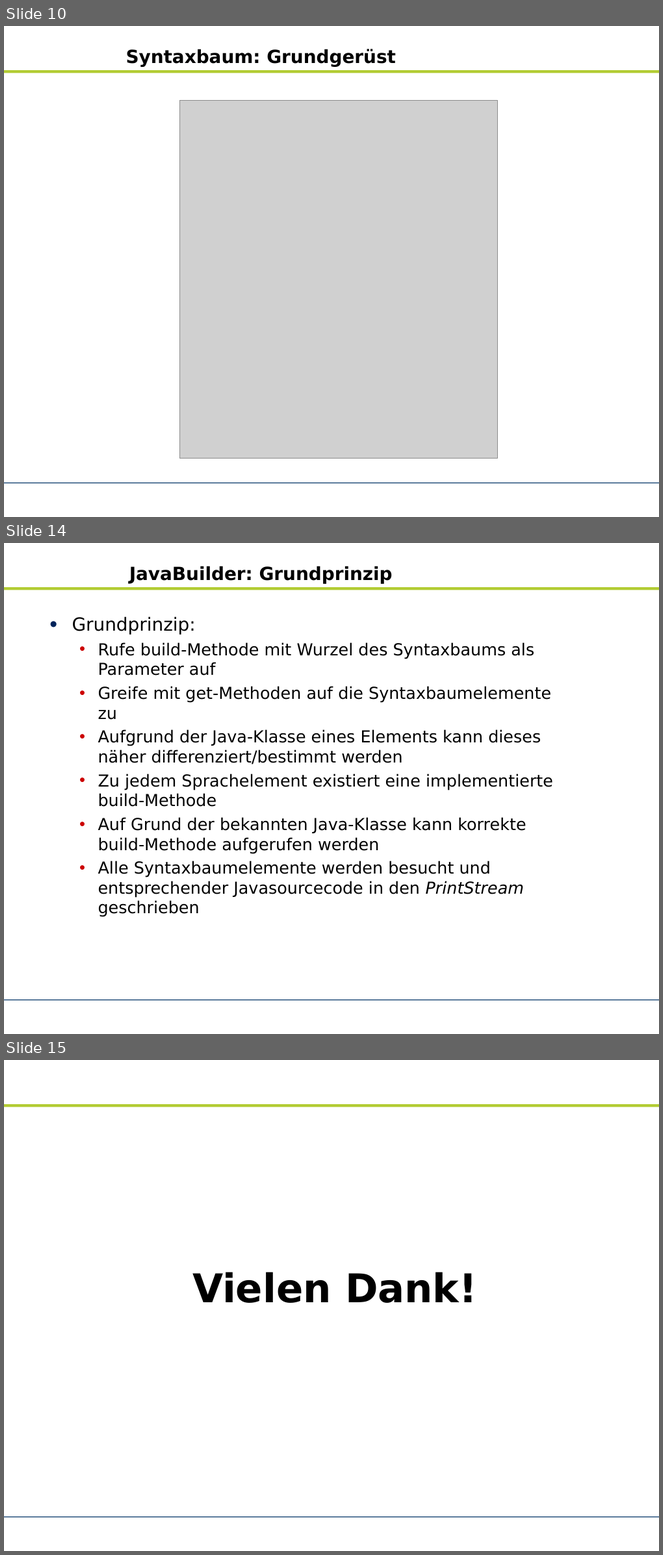
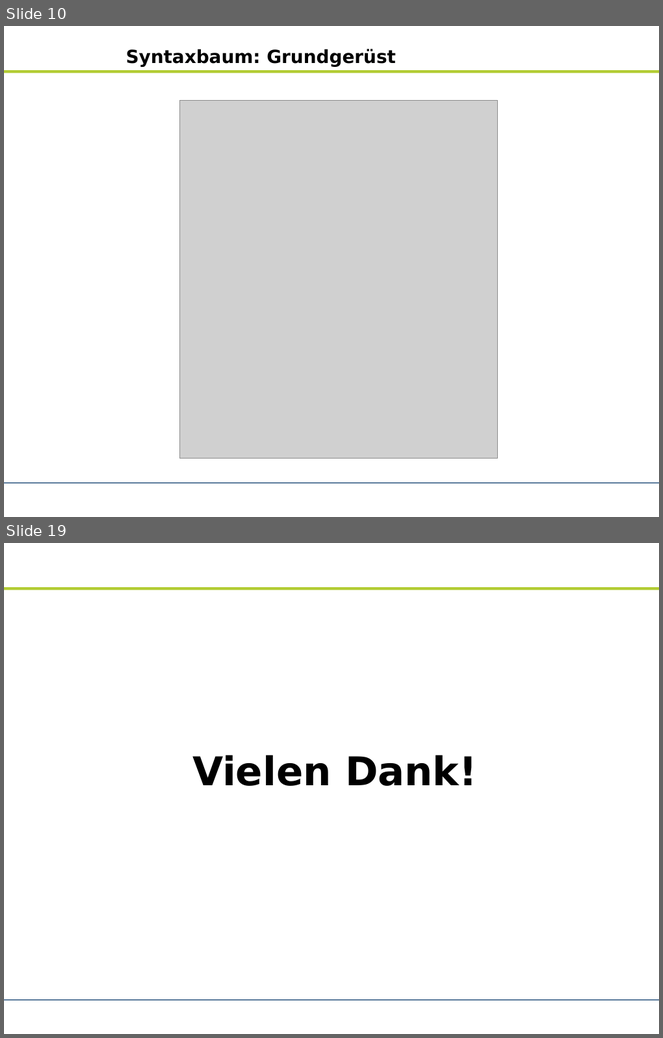
Before and after one commit to zhongxinhua/sose10-swp-uebersetzerbau, a slide deck: trunk/dokumentation/AR_SWP Uebersetzerbau (SS10)_v2.pptx. Shown one above the other, each under a label of ours: slides 10, 14 and 15 before the commit, slides 10 and 19 after it; the slides between them are not shown. The pictures are 663x1555 and 663x1038 pixels, drawn with LibreOffice and Linux fonts; fonts in the diff are those of the drawing; grey boxes stand for pictures; background and template pictures are left out. Boxes give left, top, right and bottom in pixels: in the first picture for what was removed or moved away, otherwise in the second. Text is boxed around its words. In the diff, an @@ line names an element or a change of style, - is before the commit and + after.

```diff
--- a/trunk/dokumentation/AR_SWP Uebersetzerbau (SS10)_v2.pptx
+++ b/trunk/dokumentation/AR_SWP Uebersetzerbau (SS10)_v2.pptx
@@ slide 14 removed at (4,543,659,1034), background #FFFFFF; not listed: 2 template elements that a slide beside it also shows @@
@@ title removed at (129,566,393,583) @@
-JavaBuilder: Grundprinzip
@@ text removed at (72,616,553,917) @@
-• Grundprinzip:
-  • Rufe build-Methode mit Wurzel des Syntaxbaums als Parameter auf
-  • Greife mit get-Methoden auf die Syntaxbaumelemente zu
-  • Aufgrund der Java-Klasse eines Elements kann dieses näher differenziert/bestimmt werden
-  • Zu jedem Sprachelement existiert eine implementierte build-Methode
-  • Auf Grund der bekannten Java-Klasse kann korrekte build-Methode aufgerufen werden
-  • Alle Syntaxbaumelemente werden besucht und entsprechender Javasourcecode in den PrintStream geschrieben
@@ what was slide 15 is now slide 19 @@
```
Also in this commit, not shown: 6 slides changed, 6 slides added, 1 other slide removed.
